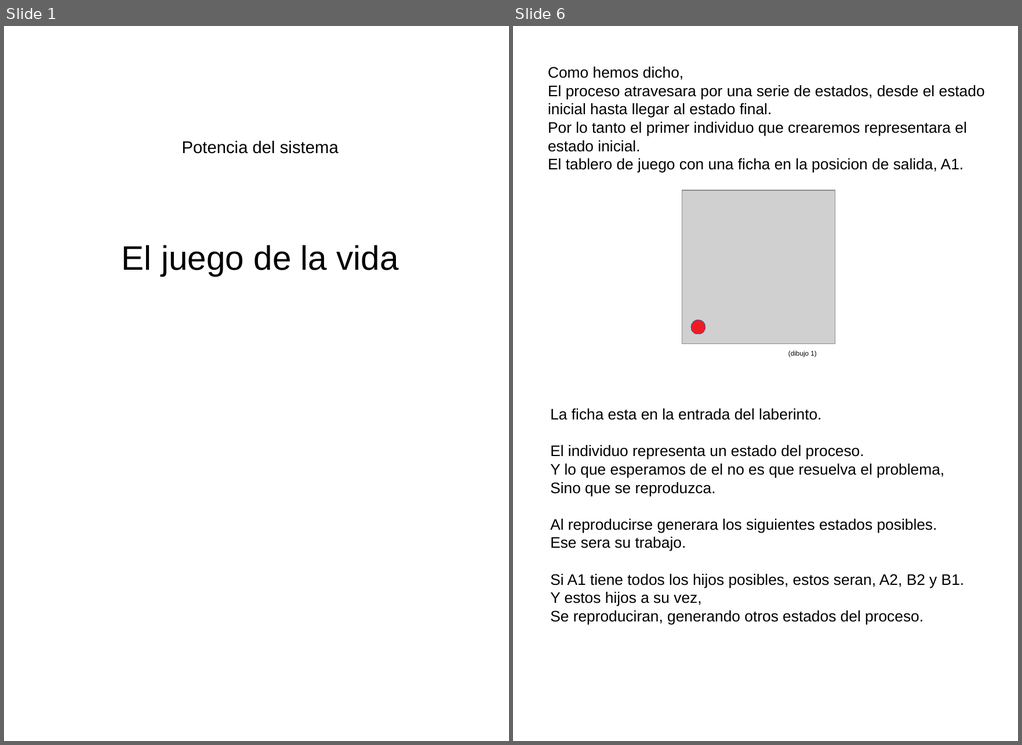
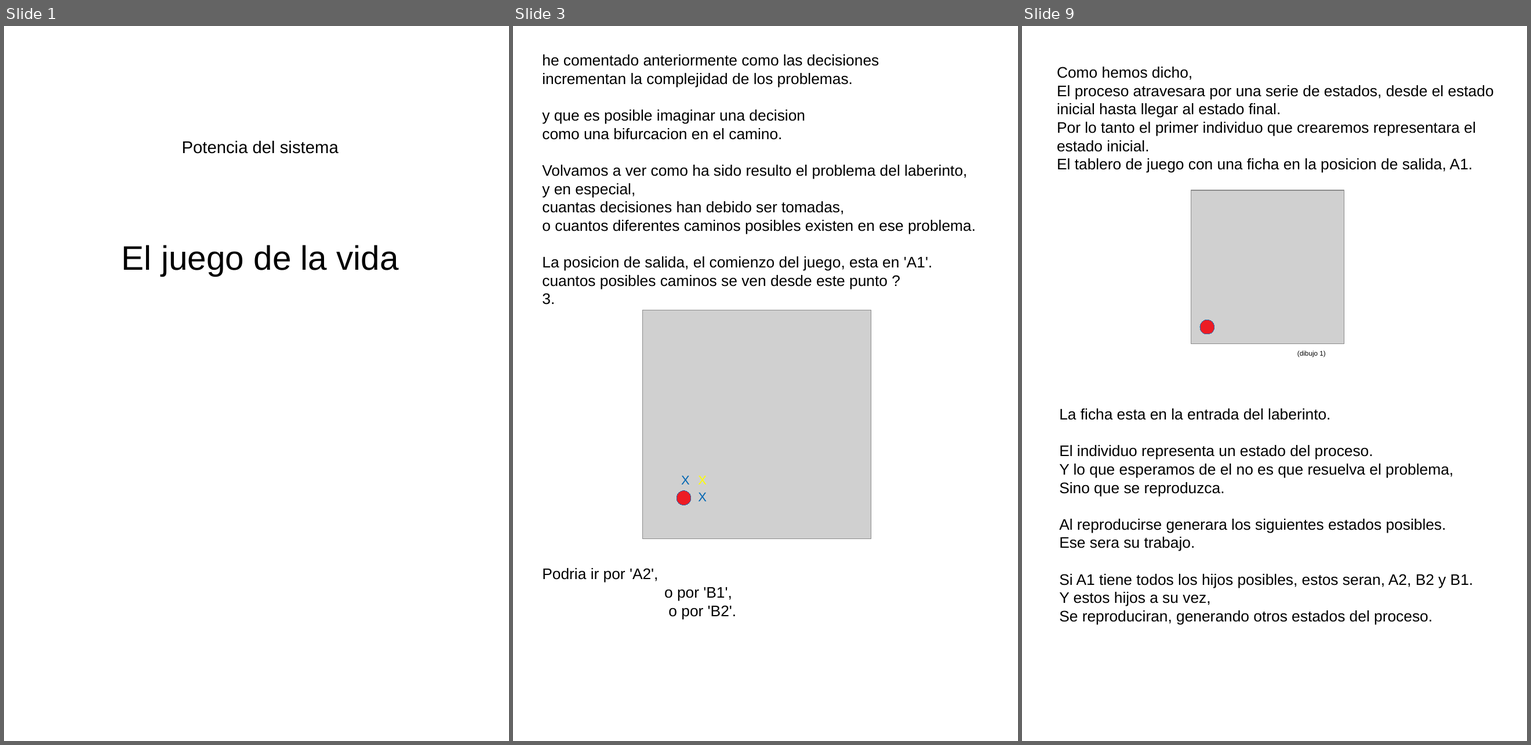
Before and after one commit to fabhrius/La-Cosa, a slide deck: capitulos/Potencia del sistema/Potencia del sistema.odp. Shown side by side, each under a label of ours: slides 1 and 6 before the commit, slides 1, 3 and 9 after it; the slides between them are not shown. The pictures are 1022x745 and 1531x745 pixels, drawn with LibreOffice and Linux fonts; fonts in the diff are those of the drawing; grey boxes stand for pictures. Boxes give left, top, right and bottom in pixels: in the first picture for what was removed or moved away, otherwise in the second. Text is boxed around its words. In the diff, an @@ line names an element or a change of style, - is before the commit and + after.

```diff
--- a/capitulos/Potencia del sistema/Potencia del sistema.odp
+++ b/capitulos/Potencia del sistema/Potencia del sistema.odp
@@ slide 3 added at <box>513,26,1018,741</box>, background #FFFFFF @@
@@ text added at <box>542,54,976,582</box>, 18 pt, text #000000 @@
+he comentado anteriormente como las decisiones
+incrementan la complejidad de los problemas.
+y que es posible imaginar una decision
+como una bifurcacion en el camino.
+Volvamos a ver como ha sido resulto el problema del laberinto,
+y en especial,
+cuantas decisiones han debido ser tomadas,
+o cuantos diferentes caminos posibles existen en ese problema.
+La posicion de salida, el comienzo del juego, esta en 'A1'.
+cuantos posibles caminos se ven desde este punto ?
+3.
+Podria ir por 'A2',
+o por 'B1',
+o por 'B2'.
@@ picture added at <box>642,310,871,539</box> @@
@@ text added at <box>681,475,690,484</box>, 15 pt, text #0066B3 @@
+X
@@ text added at <box>698,475,707,484</box>, 15 pt, text #FFFF00 @@
+X
@@ ellipse added at <box>677,490,692,505</box>, fill #ED1C24, outline #3465A4 0 pt @@
@@ text added at <box>698,492,707,501</box>, 15 pt, text #0066B3 @@
+X
@@ what was slide 6 is now slide 9 @@
```
Also in this commit, not shown: 3 other slides added, 1 slide removed, 1 other file.
